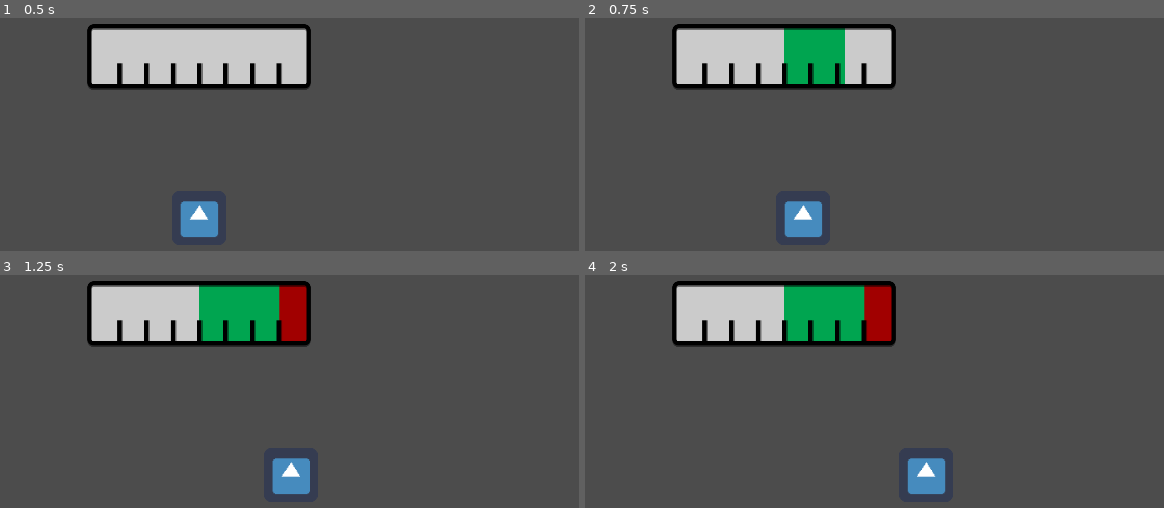
Above: before the commit, frames 1-4 (two rows, left to right).
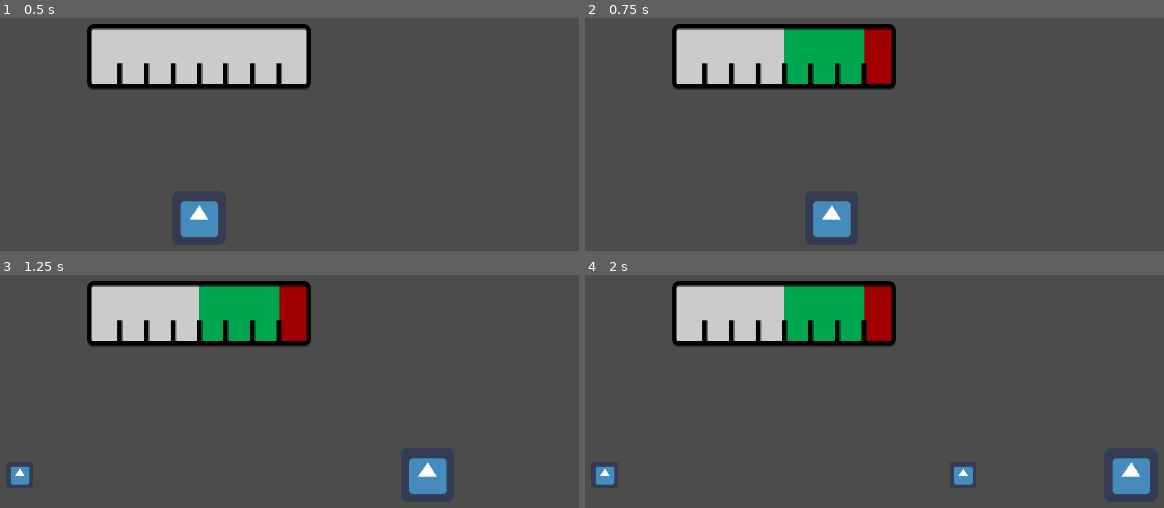
Above: after the commit, the same moments.

Repository: Merliin42/ludum-dare-49
Game: Godot game, scene res://Scenes/Main.tscn
Same seed, same stepped clock (60 frames per second), same inputs: the game is played once before the commit and once after it. The engine's default icon, where the game draws it, is replaced by a stand-in: a white triangle on a blue panel in a dark square.
Inputs:
- Up to frame 1 (0.5 s): no input
- Up to frame 2 (0.75 s): tap Enter at 0.5 s; hold Right (right) from 0.53 s (still down)
- Up to frame 3 (1.25 s): keep holding Right (right)
- Up to frame 4 (2 s): release Right (right) at 1.28 s; hold Left (left) from 1.28 s (still down)

Frame 1 is identical in both runs. In frame 2, 3.4% of the frame differs, in the area x 34-54%, y 4-94%; in frame 3, 2.3%; in frame 4, 2.5%.

Commit message:
Adjust to controller

Diff:
--- a/Scenes/Main.tscn
+++ b/Scenes/Main.tscn
@@ -17,5 +17,6 @@
 current = true
 
 [node name="Timer" type="Timer" parent="."]
+autostart = true
 
 [connection signal="timeout" from="Timer" to="." method="_on_Timer_timeout"]
--- a/Scripts/Main.gd
+++ b/Scripts/Main.gd
@@ -15,7 +15,7 @@
 
 func _process(delta):
 	var player_input : float = get_input()
-	balance = (balance + (weights[0] + weights[1] + (player_input*200)) * delta) * 1.02
+	balance = (balance + (weights[0] + weights[1] + (player_input*500)) * delta) * 1.02
 
 	print(balance)
 	$Sprite.position.x = balance
--- a/project.godot
+++ b/project.godot
@@ -28,11 +28,13 @@
 left={
 "deadzone": 0.5,
 "events": [ Object(InputEventKey,"resource_local_to_scene":false,"resource_name":"","device":0,"alt":false,"shift":false,"control":false,"meta":false,"command":false,"pressed":false,"scancode":16777231,"unicode":0,"echo":false,"script":null)
+, Object(InputEventJoypadMotion,"resource_local_to_scene":false,"resource_name":"","device":0,"axis":0,"axis_value":-1.0,"script":null)
  ]
 }
 right={
 "deadzone": 0.5,
 "events": [ Object(InputEventKey,"resource_local_to_scene":false,"resource_name":"","device":0,"alt":false,"shift":false,"control":false,"meta":false,"command":false,"pressed":false,"scancode":16777233,"unicode":0,"echo":false,"script":null)
+, Object(InputEventJoypadMotion,"resource_local_to_scene":false,"resource_name":"","device":0,"axis":0,"axis_value":1.0,"script":null)
  ]
 }
 
